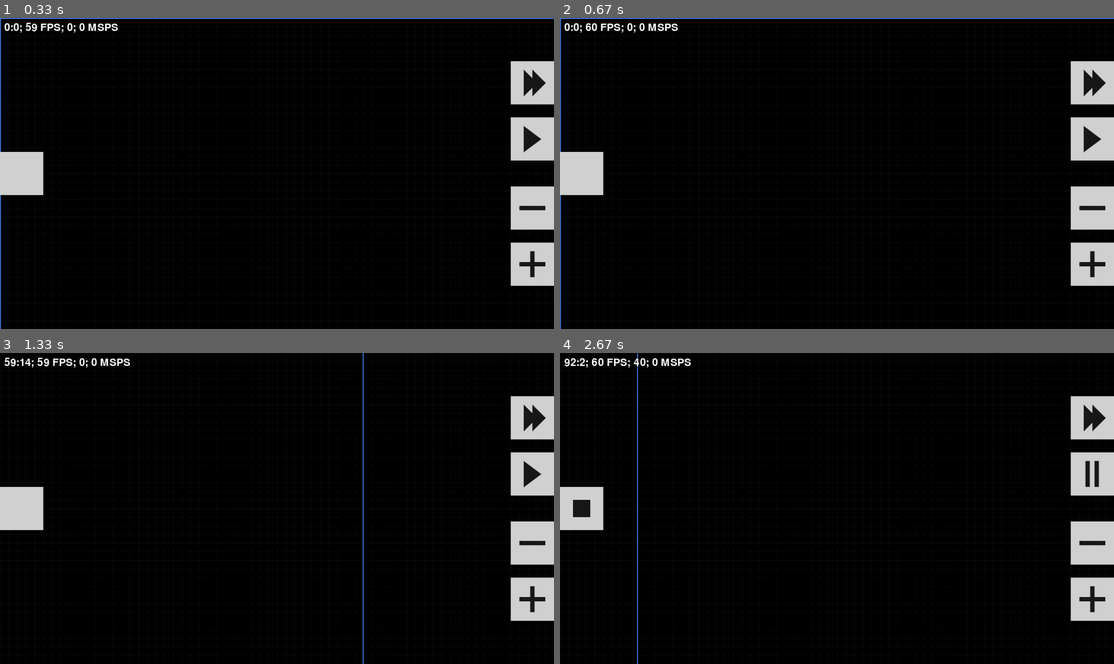
Above: before the commit, frames 1-4 (two rows, left to right).
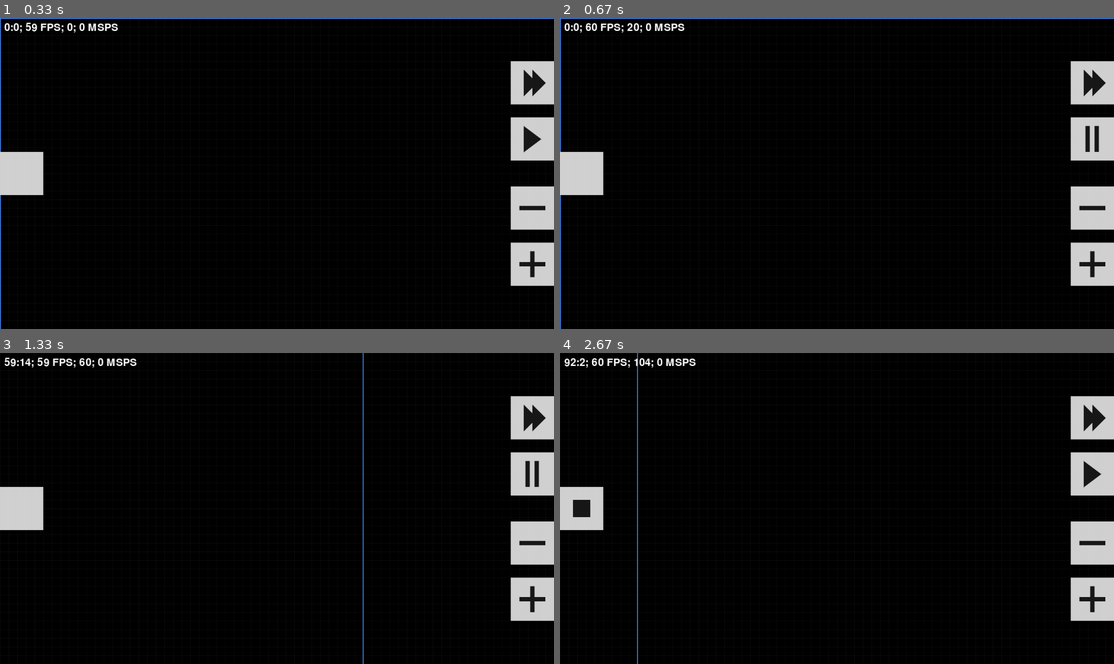
Above: after the commit, the same moments.

Repository: BoBkiNN/pygame-cellular-automata
Game: pygame game, started from main.py
The game is run twice, just before and just after one commit, with the same random seed, the same clock (stepped at 60 frames per second) and the same inputs.
Inputs (mouse positions are in pixels of both pictures, inside the frame that each line leads up to):
- Up to frame 1 (0.33 s): no input
- Up to frame 2 (0.67 s): tap Space at 0.33 s
- Up to frame 3 (1.33 s): press the mouse at (531, 598) at 0.7 s; move the mouse to (426, 586) at 0.8 s; release the mouse at (315, 573) at 0.93 s; press the mouse at (531, 542) at 1.03 s; move the mouse to (365, 492) at 1.13 s; release the mouse at (199, 443) at 1.27 s
- Up to frame 4 (2.67 s): press the mouse at (1091, 418) at 1.37 s; move the mouse to (947, 471) at 1.47 s; release the mouse at (803, 524) at 1.6 s; press the mouse at (582, 508) at 1.7 s; move the mouse to (643, 514) at 1.8 s; release the mouse at (698, 520) at 1.93 s; press the mouse at (1091, 474) at 2.03 s; move the mouse to (1069, 433) at 2.13 s; release the mouse at (1047, 393) at 2.27 s; press the mouse at (1091, 418) at 2.37 s; move the mouse to (875, 427) at 2.47 s; release the mouse at (659, 440) at 2.6 s

Frame 1 is identical in both runs. In frame 2, 0.3% of the frame differs, in the area x 12-98%, y 1-44%; in frame 3, 0.3%; in frame 4, 0.4%, in the area x 13-98%, y 1-44%.

Commit message:
added ability to pause using space

Diff:
--- a/main.py
+++ b/main.py
@@ -82,6 +82,8 @@
                     drawer.mode += 1
                     if drawer.mode == 3:
                         drawer.mode = 0
+                elif e.key == pygame.K_SPACE:
+                    paused = not paused
         if not running:
             break
         if drawer.mode == 0:
